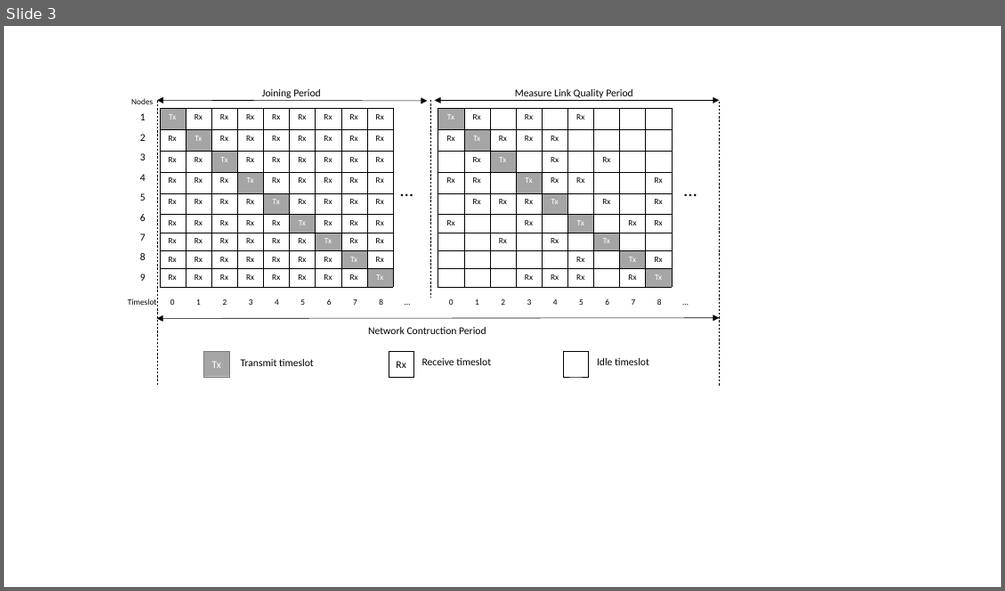
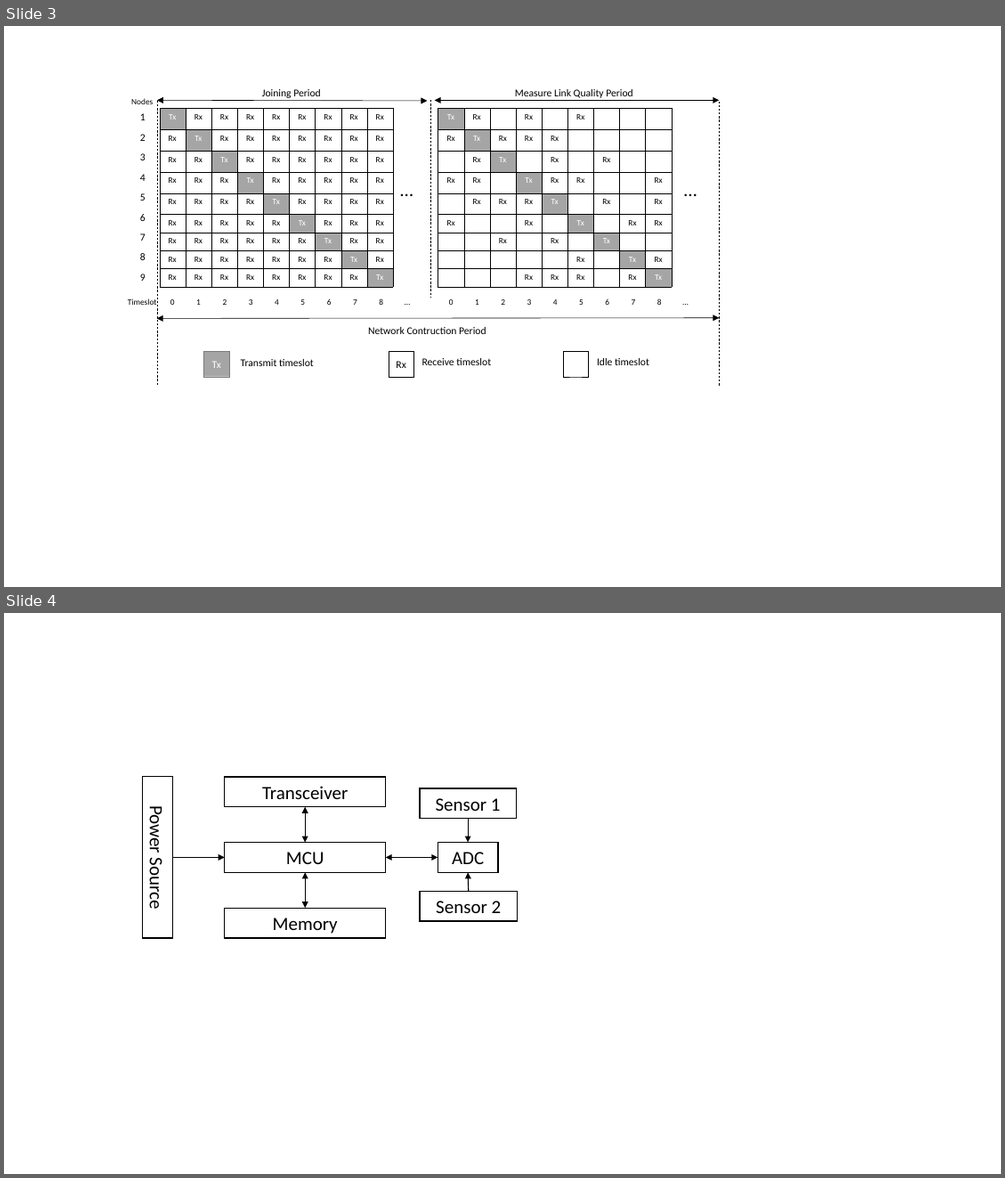
Before and after one commit to huynn8/paper_draft, a slide deck: References/huy_draft.pptx. Shown one above the other, each under a label of ours: slide 3 before the commit, slides 3 and 4 after it. The pictures are 1005x591 and 1005x1178 pixels, drawn with LibreOffice and Linux fonts; fonts in the diff are those of the drawing. Boxes give left, top, right and bottom in pixels: in the first picture for what was removed or moved away, otherwise in the second. Text is boxed around its words. In the diff, an @@ line names an element or a change of style, - is before the commit and + after.

```diff
--- a/References/huy_draft.pptx
+++ b/References/huy_draft.pptx
@@ slide 4 added at (4, 613, 1001, 1174), background #FFFFFF @@
@@ rectangle added at (142, 777, 172, 938), fill #FFFFFF, outline #000000 1 pt, 18 pt, text #000000 @@
+Power Source
@@ rectangle added at (225, 777, 386, 807), fill #FFFFFF, outline #000000 1 pt, 18 pt, text #000000 @@
+Transceiver
@@ rectangle added at (420, 788, 517, 819), fill #FFFFFF, outline #000000 1 pt, 18 pt, text #000000 @@
+Sensor 1
@@ double arrow added from (306, 807) to (306, 843), #000000 1 pt @@
@@ arrow added from (468, 819) to (468, 843), #000000 1 pt @@
@@ rectangle added at (225, 843, 386, 873), fill #FFFFFF, outline #000000 1 pt, 18 pt, text #000000 @@
+MCU
@@ rectangle added at (437, 843, 498, 873), fill #FFFFFF, outline #000000 1 pt, 18 pt, text #000000 @@
+ADC
@@ arrow added from (172, 858) to (225, 858), #000000 1 pt @@
@@ double arrow added from (306, 873) to (306, 908), #000000 1 pt @@
@@ double arrow added from (386, 858) to (437, 858), #000000 1 pt @@
@@ arrow added from (469, 892) to (468, 873), #000000 1 pt @@
@@ rectangle added at (420, 892, 517, 921), fill #FFFFFF, outline #000000 1 pt, 18 pt, text #000000 @@
+Sensor 2
@@ rectangle added at (225, 908, 386, 938), fill #FFFFFF, outline #000000 1 pt, 18 pt, text #000000 @@
+Memory
```
Also in this commit, not shown: 2 other files.
